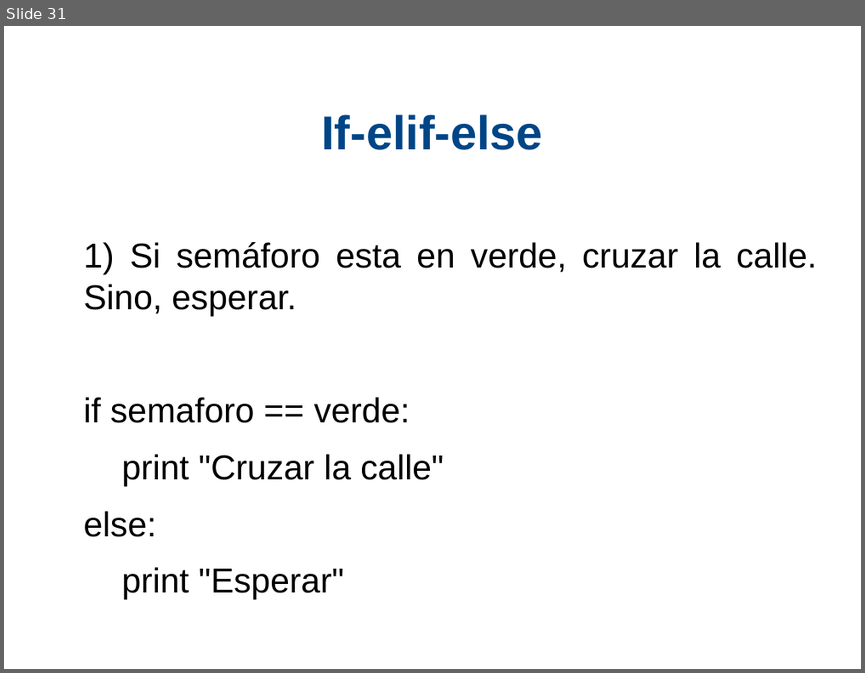
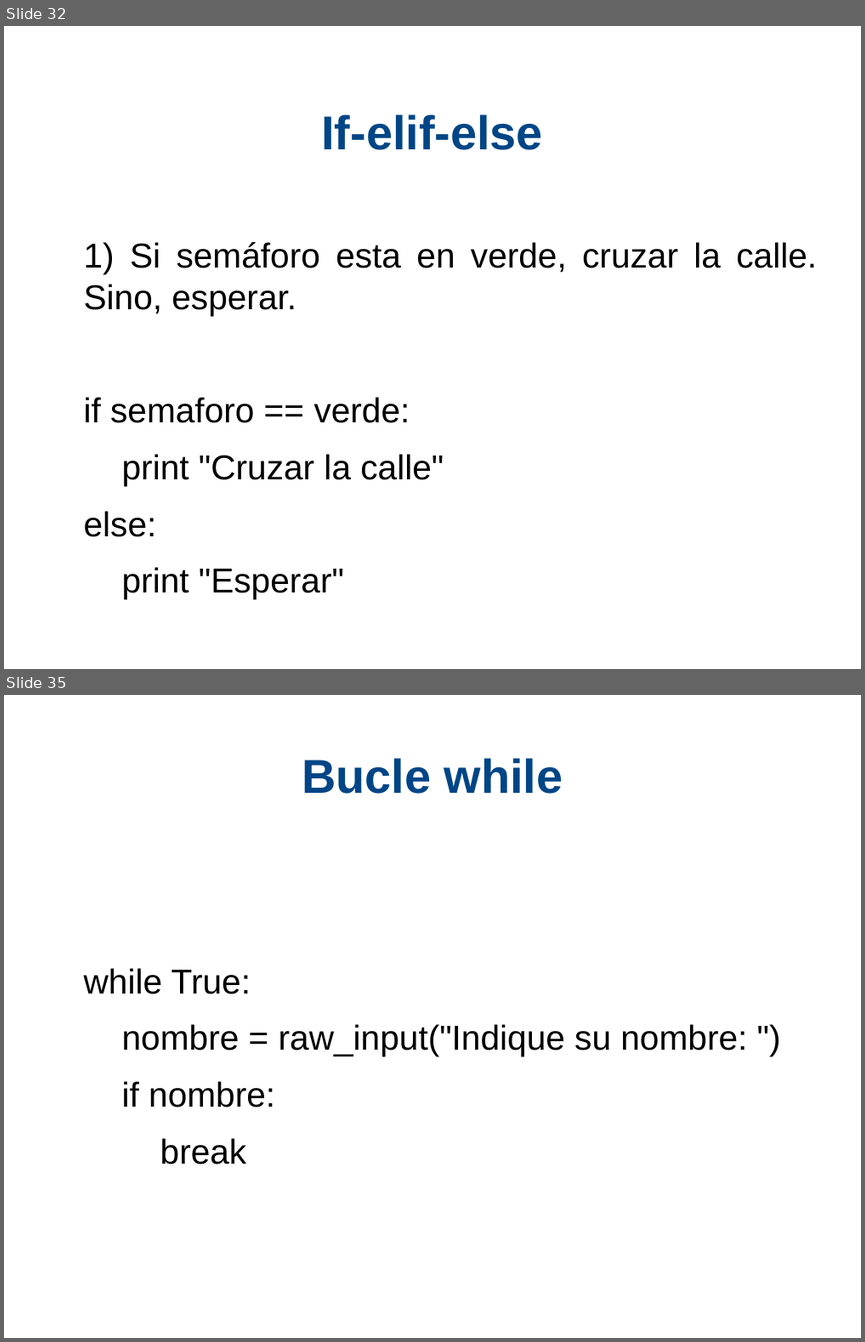
Before and after one commit to xDavidPM/Taller-Python, a slide deck: Python diapositiva.odp. Shown one above the other, each under a label of ours: slide 31 before the commit, slides 32 and 35 after it; the slides between them are not shown. The pictures are 865x673 and 865x1342 pixels, drawn with LibreOffice and Linux fonts; fonts in the diff are those of the drawing; background and template pictures are left out. Boxes give left, top, right and bottom in pixels: in the first picture for what was removed or moved away, otherwise in the second. Text is boxed around its words. In the diff, an @@ line names an element or a change of style, - is before the commit and + after.

```diff
--- a/Python diapositiva.odp
+++ b/Python diapositiva.odp
@@ slide 35 added at [4,695,861,1338], background #FFFFFF @@
@@ title added at [302,758,563,794], 44 pt, text #004586, bold @@
+Bucle while
@@ text added at [84,968,747,1164], 32 pt, text #000000 @@
+while True:
+nombre = raw_input("Indique su nombre: ")
+if nombre:
+break
@@ what was slide 31 is now slide 32 @@
```
Also in this commit, not shown: 3 slides changed, 10 other slides added, 3 other files.
